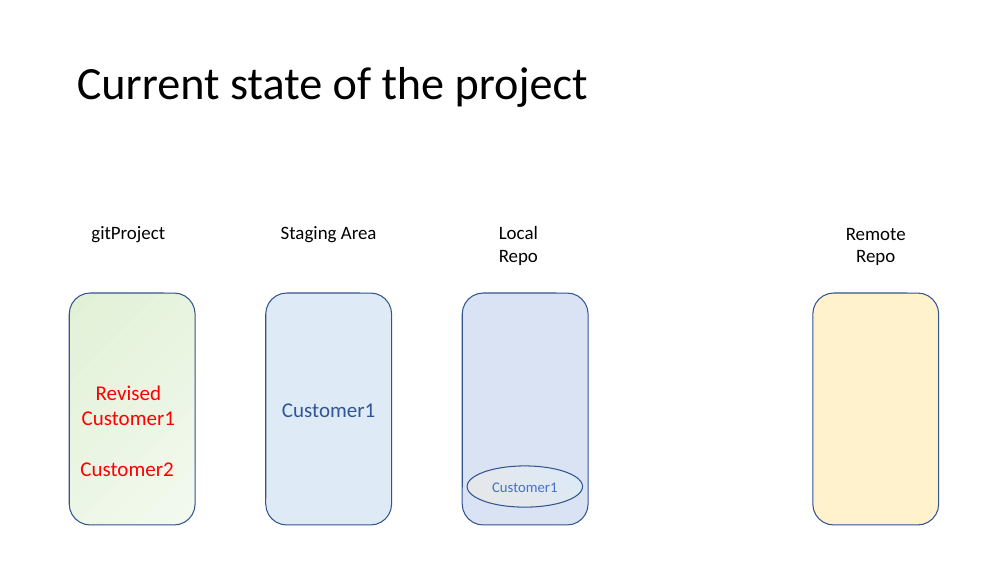
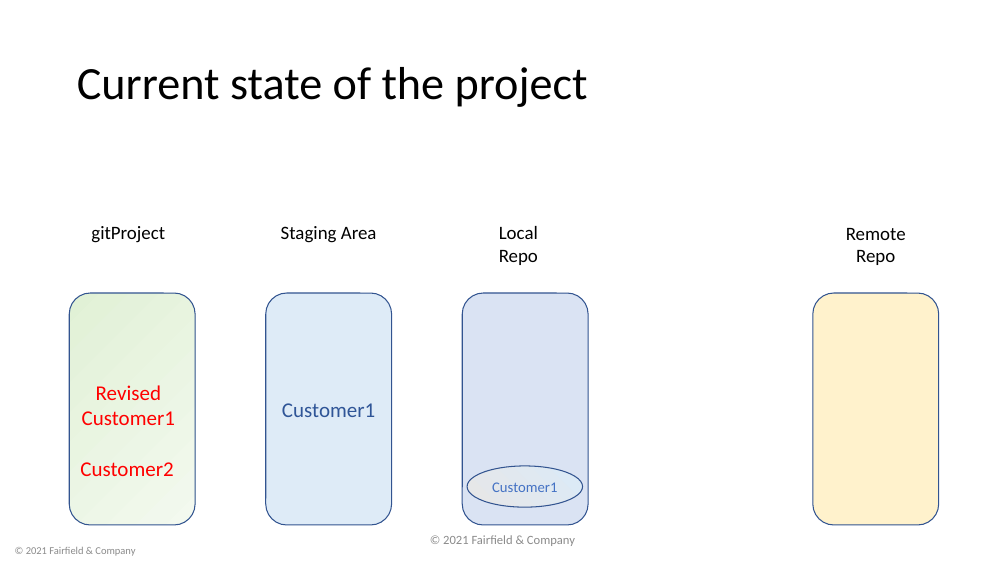
Before and after one commit to BackpackTrainer/gitProject, a slide deck: slide 27 of Git.pptx. Drawn at 1008x567 pixels with LibreOffice and Linux fonts; fonts in the diff are those of the drawing; background and template pictures are left out. Boxes give left, top, right and bottom in pixels: in the first picture for what was removed or moved away, otherwise in the second. Text is boxed around its words. In the diff, an @@ line names an element or a change of style, - is before the commit and + after.

```diff
--- a/Git.pptx
+++ b/Git.pptx
@@ text added at box(443, 535, 575, 546), 12 pt, text #8C8C8C @@
+© 2021 Fairfield & Company
@@ text added at box(26, 547, 135, 556), 10 pt, text #8C8C8C @@
+© 2021 Fairfield & Company
```
Also in this commit, not shown: 43 other slides changed.
